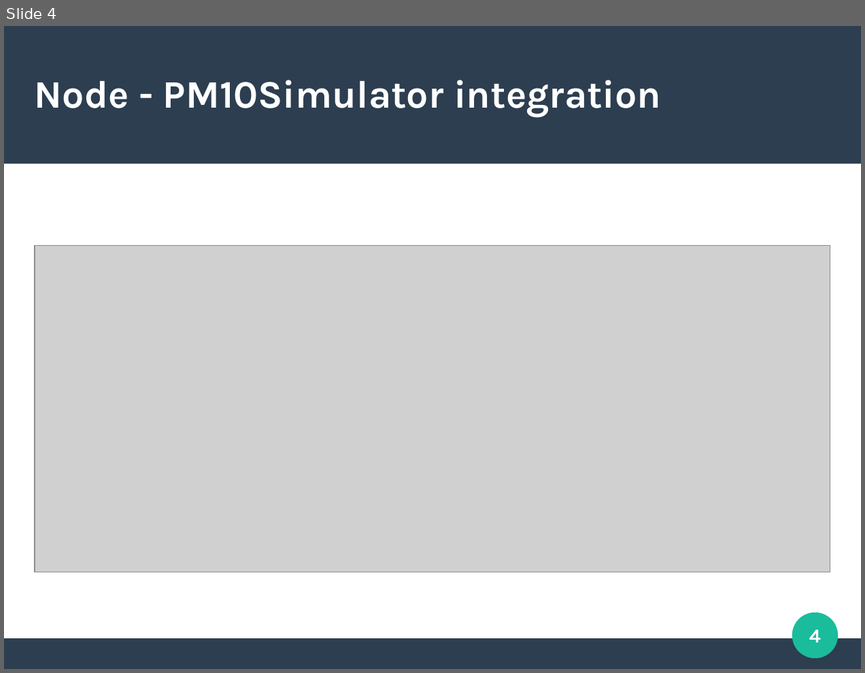
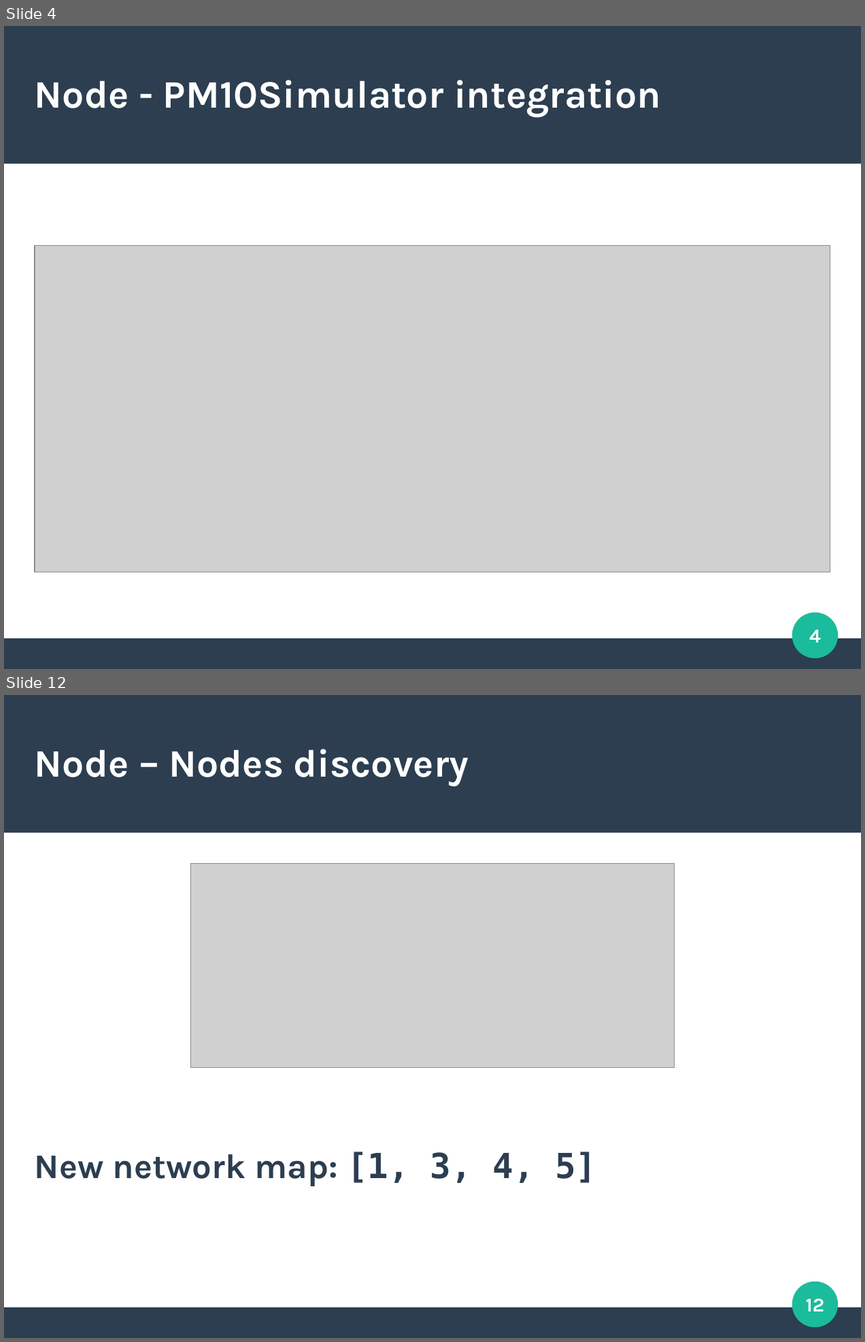
Before and after one commit to slinkydeveloper/sdp-project, a slide deck: slides.odp. Shown one above the other, each under a label of ours: slide 4 before the commit, slides 4 and 12 after it; the slides between them are not shown. The pictures are 865x673 and 865x1342 pixels, drawn with LibreOffice and Linux fonts; fonts in the diff are those of the drawing; grey boxes stand for pictures. Boxes give left, top, right and bottom in pixels: in the first picture for what was removed or moved away, otherwise in the second. Text is boxed around its words. In the diff, an @@ line names an element or a change of style, - is before the commit and + after.

Commit message:
Slides and images

```diff
--- a/slides.odp
+++ b/slides.odp
@@ slide 12 added at (4, 695, 861, 1338), background #FFFFFF; not listed: 3 template elements that a slide beside it also shows @@
@@ title added at (35, 749, 469, 786), 36 pt, text #FFFFFF, bold @@
+Node – Nodes discovery
@@ picture added at (190, 863, 674, 1068) @@
@@ text added at (35, 1151, 596, 1186), 32 pt, text #2C3E50, bold @@
+New network map: [1, 3, 4, 5]
@@ page number added at (806, 1298, 824, 1311), 18 pt, text #FFFFFF, bold @@
+12
```
Also in this commit, not shown: 1 slide changed, 9 other slides added, 1 slide removed, 13 other files.
